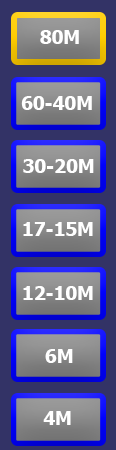
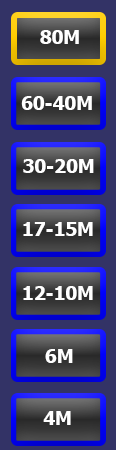
Layered file, before and after one edit (116 x 450). Changes by layer:
painted on "Button7" over (x1=16, y1=398, x2=101, y2=441)
painted on "Button6" over (x1=16, y1=334, x2=101, y2=377)
painted on "Button5" over (x1=16, y1=272, x2=101, y2=315)
painted on "Button4" over (x1=16, y1=209, x2=101, y2=252)
painted on "Button3" over (x1=11, y1=140, x2=106, y2=195)
painted on "Button2" over (x1=16, y1=82, x2=101, y2=125)
painted on "Button1" over (x1=17, y1=18, x2=100, y2=59)